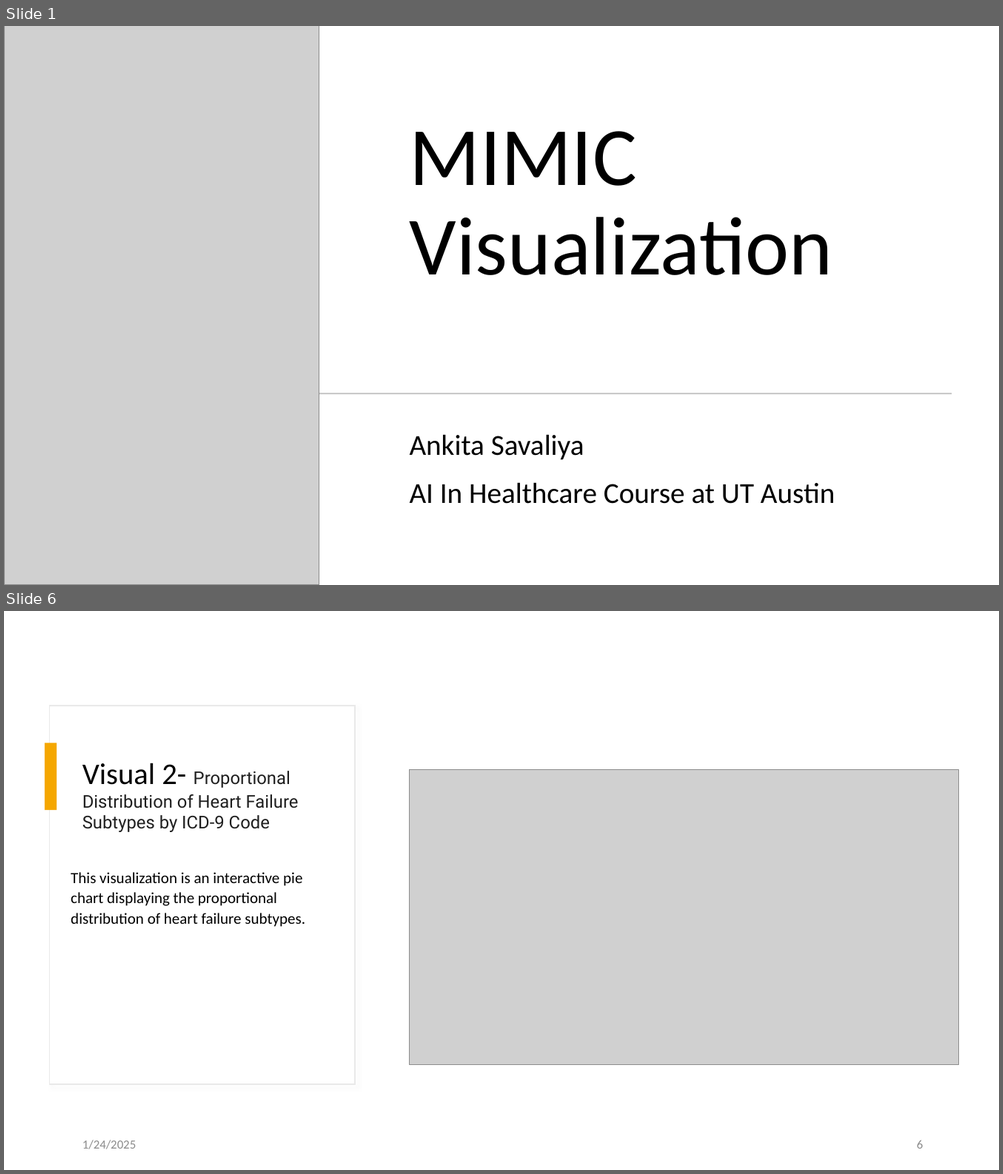
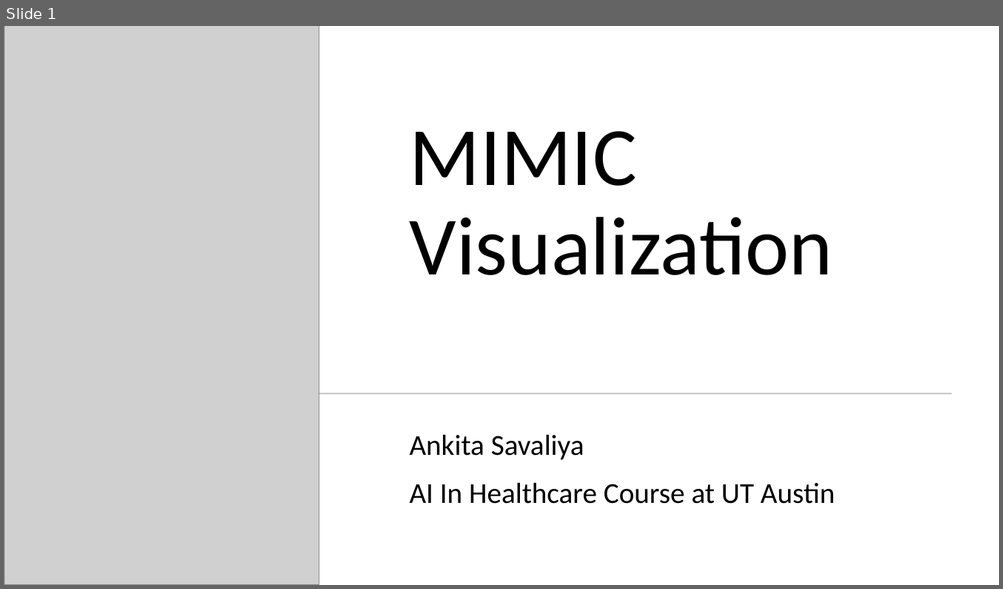
Before and after one commit to AnkitaSavaliya/AIH, a slide deck: MIMIC Visualization.pptx. Shown one above the other, each under a label of ours: slides 1 and 6 before the commit, slide 1 after it; the slides between them are not shown. The pictures are 1003x1174 and 1003x589 pixels, drawn with LibreOffice and Linux fonts; fonts in the diff are those of the drawing; grey boxes stand for pictures. Boxes give left, top, right and bottom in pixels: in the first picture for what was removed or moved away, otherwise in the second. Text is boxed around its words. In the diff, an @@ line names an element or a change of style, - is before the commit and + after.

```diff
--- a/MIMIC Visualization.pptx
+++ b/MIMIC Visualization.pptx
@@ slide 6 removed at [4, 611, 999, 1170], background #FFFFFF @@
@@ rectangle removed at [50, 706, 355, 1085] @@
@@ rectangle removed at [45, 743, 57, 810] @@
@@ title removed at [82, 763, 299, 832] @@
-Visual 2- Proportional Distribution of Heart Failure Subtypes by ICD-9 Code
@@ picture removed at [409, 770, 959, 1065] @@
@@ text removed at [71, 872, 305, 927] @@
-This visualization is an interactive pie chart displaying the proportional distribution of heart failure subtypes.
@@ text removed at [82, 1140, 136, 1150] @@
-1/24/2025
@@ page number removed at [916, 1141, 922, 1149] @@
-6
```
Also in this commit, not shown: 11 slides changed, 1 slide added, 2 other slides removed, 1 other file.
